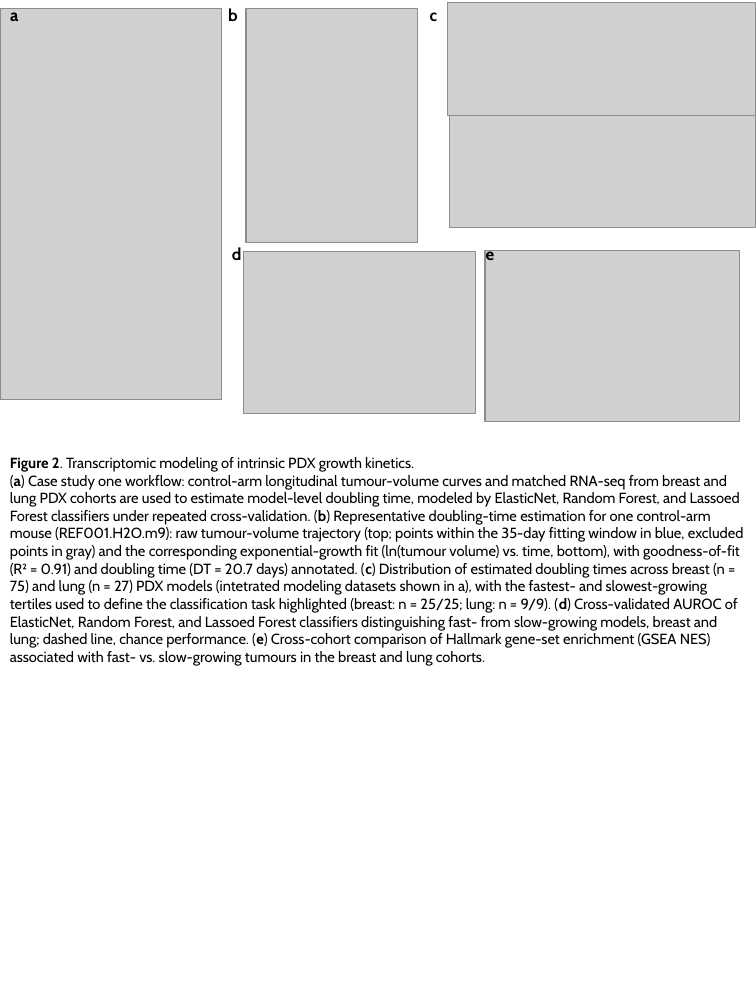
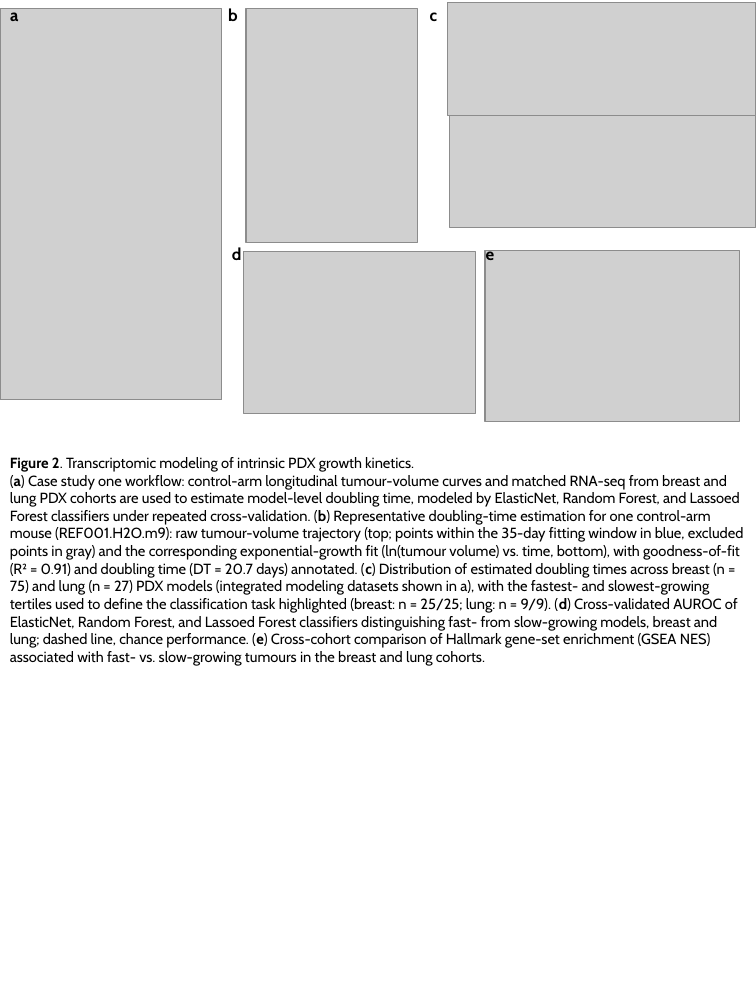
Before and after one commit to guanqiaofeng/XevaDB_case_study, a slide deck: slide 3 of figures_tables/Figures.pptx. Drawn at 756x1008 pixels with LibreOffice and Linux fonts; fonts in the diff are those of the drawing; grey boxes stand for pictures. Boxes give left, top, right and bottom in pixels: in the first picture for what was removed or moved away, otherwise in the second. Text is boxed around its words. In the diff, an @@ line names an element or a change of style, - is before the commit and + after.

```diff
--- a/figures_tables/Figures.pptx
+++ b/figures_tables/Figures.pptx
@@ text at (10,475,744,666): text changed @@
-(a) Case study one workflow: control-arm longitudinal tumour-volume curves and matched RNA-seq from breast and lung PDX cohorts are used to estimate model-level doubling time, modeled by ElasticNet, Random Forest, and Lassoed Forest classifiers under repeated cross-validation. (b) Representative doubling-time estimation for one control-arm mouse (REF001.H2O.m9): raw tumour-volume trajectory (top; points within the 35-day fitting window in blue, excluded points in gray) and the corresponding exponential-growth fit (ln(tumour volume) vs. time, bottom), with goodness-of-fit (R² = 0.91) and doubling time (DT = 20.7 days) annotated. (c) Distribution of estimated doubling times across breast (n = 75) and lung (n = 27) PDX models (intetrated modeling datasets shown in a), with the fastest- and slowest-growing tertiles used to define the classification task highlighted (breast: n = 25/25; lung: n = 9/9). (d) Cross-validated AUROC of ElasticNet, Random Forest, and Lassoed Forest classifiers distinguishing fast- from slow-growing models, breast and lung; dashed line, chance performance. (e) Cross-cohort comparison of Hallmark gene-set enrichment (GSEA NES) associated with fast- vs. slow-growing tumours in the breast and lung cohorts.
+(a) Case study one workflow: control-arm longitudinal tumour-volume curves and matched RNA-seq from breast and lung PDX cohorts are used to estimate model-level doubling time, modeled by ElasticNet, Random Forest, and Lassoed Forest classifiers under repeated cross-validation. (b) Representative doubling-time estimation for one control-arm mouse (REF001.H2O.m9): raw tumour-volume trajectory (top; points within the 35-day fitting window in blue, excluded points in gray) and the corresponding exponential-growth fit (ln(tumour volume) vs. time, bottom), with goodness-of-fit (R² = 0.91) and doubling time (DT = 20.7 days) annotated. (c) Distribution of estimated doubling times across breast (n = 75) and lung (n = 27) PDX models (integrated modeling datasets shown in a), with the fastest- and slowest-growing tertiles used to define the classification task highlighted (breast: n = 25/25; lung: n = 9/9). (d) Cross-validated AUROC of ElasticNet, Random Forest, and Lassoed Forest classifiers distinguishing fast- from slow-growing models, breast and lung; dashed line, chance performance. (e) Cross-cohort comparison of Hallmark gene-set enrichment (GSEA NES) associated with fast- vs. slow-growing tumours in the breast and lung cohorts.
```
Also in this commit, not shown: 1 other slide changed, 4 other files.
